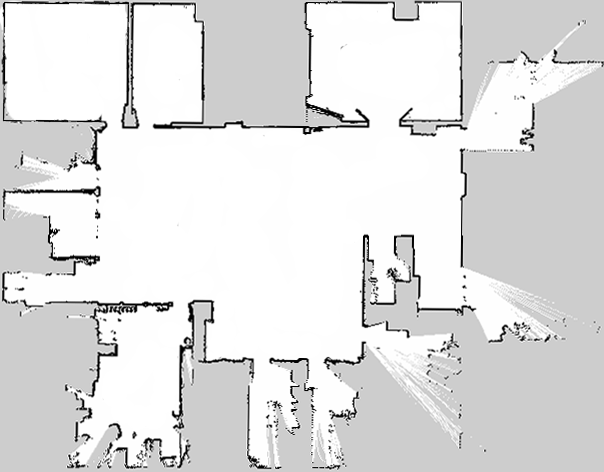
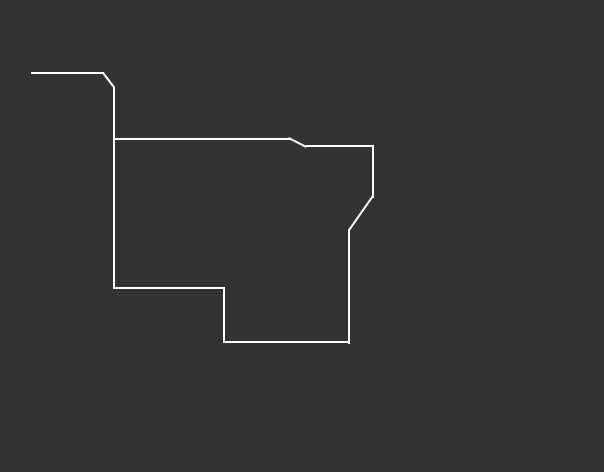
Before/after of a 604 x 472 layered artwork. What changed in the layer stack:
showed group "map_path" (13 layers) over <box>0,0,604,472</box>
showed "背景 拷贝" over <box>0,0,604,472</box>
painted on "背景" over <box>0,157,463,472</box>
